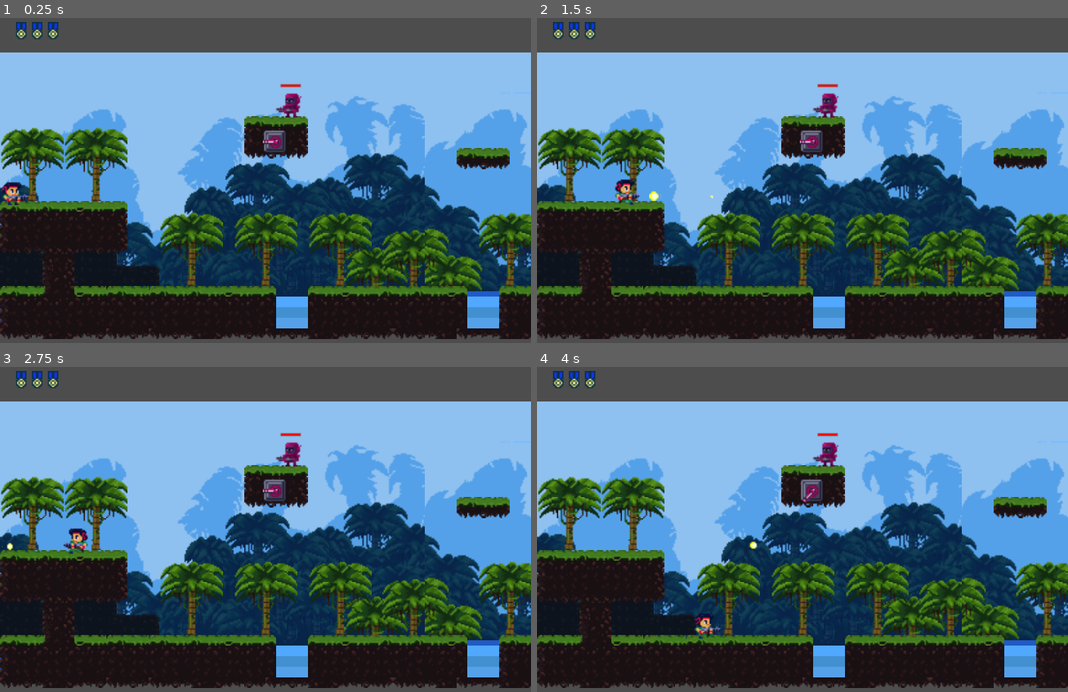
Above: before the commit, frames 1-4 (two rows, left to right).
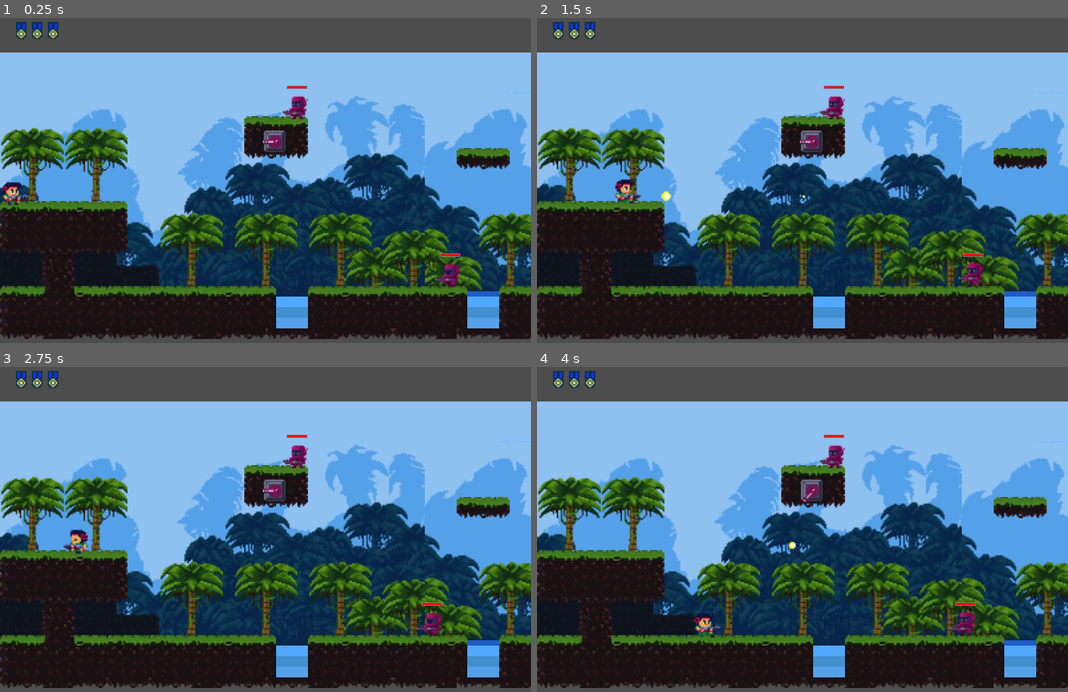
Above: after the commit, the same moments.

Repository: YugeCse/first-blood
Game: Godot game, scene res://scenes/tscns/main_scene.tscn
Same seed, same stepped clock (60 frames per second), same inputs: the game is played once before the commit and once after it.
Inputs:
- Up to frame 1 (0.25 s): no input
- Up to frame 2 (1.5 s): hold Right (ui_right) from 0.53 s (still down); tap K (ui_shoot) at 0.6, 1.35 s
- Up to frame 3 (2.75 s): release Right (ui_right) at 2.03 s; hold Left (ui_left) from 2.03 s (still down); tap K (ui_shoot) at 2.1 s
- Up to frame 4 (4 s): release Left (ui_left) at 2.78 s; hold Right (ui_right) from 2.78 s (still down); tap K (ui_shoot) at 2.85, 3.6 s

The runs differ from the first frame. In frame 1, 0.6% of the frame differs, in the area x 51-87%, y 20-83%; in frame 2, 0.8%; in frame 3, 0.9%, in the area x 0-84%, y 20-83%; in frame 4, 0.9%.

Commit message:
#更新细节

Diff:
--- a/scenes/tscns/main_scene.tscn
+++ b/scenes/tscns/main_scene.tscn
@@ -2351,8 +2351,13 @@
 [node name="Turret" parent="Camera2D/EnemyContainer" instance=ExtResource("14_x4yan")]
 position = Vector2(207, 67)
 
-[node name="Enemy" parent="Camera2D/EnemyContainer" instance=ExtResource("15_rf4d2")]
-position = Vector2(219, 38)
+[node name="Enemy" parent="Camera2D/EnemyContainer" instance=ExtResource("16_hktbw")]
+position = Vector2(224, 39)
+potral_speed = 500.0
+
+[node name="Enemy2" parent="Camera2D/EnemyContainer" instance=ExtResource("16_hktbw")]
+position = Vector2(341, 166)
+potral_speed = 500.0
 
 [node name="Player" parent="Camera2D" instance=ExtResource("3_aqrb5")]
 z_index = 2
--- a/scenes/tscns/unit_test_scene.tscn
+++ b/scenes/tscns/unit_test_scene.tscn
@@ -1,6 +1,5 @@
-[gd_scene load_steps=4 format=3 uid="uid://dgkelgmd78yuo"]
+[gd_scene load_steps=3 format=3 uid="uid://dgkelgmd78yuo"]
 
-[ext_resource type="PackedScene" uid="uid://cm6tulftvh8w7" path="res://sprites/tscns/enemy.tscn" id="1_eoldt"]
 [ext_resource type="PackedScene" uid="uid://bu0oiv8b0bb31" path="res://sprites/tscns/player.tscn" id="2_b2bbi"]
 [ext_resource type="PackedScene" uid="uid://bxbxxvkyn1qiw" path="res://sprites/tscns/turret.tscn" id="3_l3rtl"]
 
@@ -11,6 +10,3 @@
 
 [node name="Turret" parent="." instance=ExtResource("3_l3rtl")]
 position = Vector2(691, 119)
-
-[node name="Enemy" parent="." instance=ExtResource("1_eoldt")]
-position = Vector2(331, 14)
--- a/sprites/scripts/enemy.gd
+++ b/sprites/scripts/enemy.gd
@@ -6,6 +6,9 @@
 @export
 var action = EnemyState.Action.idle
 
+## 移动方向
+var direction: Vector2 = Vector2.ZERO
+
 ## 血量
 @export_range(0, 1000)
 var life_blood: float = 200.0
@@ -14,14 +17,39 @@
 @export_range(0, 1000)
 var life_blood_max: float = 200.0
 
+## 巡逻速度
+@export_range(100, 1000)
+var potral_speed: float = 500.0
+
+## 上次的巡逻点
+var last_potral_posi: Vector2
+
+## 巡逻距离
+@export_range(0, 1000)
+var potral_distance: float = 50.0
+
+## 巡逻距离长度
+var potral_dist_len: float = 0.0
+
+## 是否巡逻到目的点
+var is_potral_target: bool = false
+
 ## 被监视的玩家
 var spy_player: Player
 
+## 射击定时器
+@export
+var shoot_timer: Timer
+
 @export
 var sprite: AnimatedSprite2D
 
 @export
 var collision_shape: CollisionShape2D
+
+## 子弹资源
+@onready
+var bullet_resource = preload("res://sprites/tscns/enemy_bullet.tscn")
 
 func _ready() -> void:
 	if life_blood_max < life_blood:
@@ -38,28 +66,72 @@
 func _physics_process(delta: float) -> void:
 	_detect_position_clamp() #检测坐标越界处理
 	_draw_life_blood_in_edit_mode()
+	if Engine.is_editor_hint(): return #编辑模式下不处理逻辑
+	if action == EnemyState.Action.idle and not spy_player:
+		action = EnemyState.Action.potral
 	if action == EnemyState.Action.potral: #巡逻
-		potral() #执行巡逻
+		potral(delta) #执行巡逻
 	elif action == EnemyState.Action.chase and spy_player: #追击玩家
 		chase() #执行追击
 
 ## 执行巡逻， 沿着一定的区域范围进行行走
-func potral():
-	pass
+func potral(delta: float):
+	sprite.play('run') #执行动画
+	if is_on_floor():
+		velocity.y = 0.0
+	else: velocity.y += 980.0 * delta
+	if not last_potral_posi:
+		last_potral_posi = global_position
+	else:
+		var distance = global_position - last_potral_posi
+		if not distance or\
+			distance.x == null or\
+			potral_distance == null:
+			return #不满足条件，直接返回
+		if abs(distance.x) >= potral_distance:
+			last_potral_posi = global_position
+			is_potral_target = true
+			direction.x = -direction.x
+			sprite.flip_h = true if direction.x < 0 else false
+	if is_potral_target:
+		potral_dist_len = 0.0
+		velocity.x = potral_speed * delta * direction.x
+		is_potral_target = false #执行完操作，需要还原
+	else:
+		if direction == Vector2.ZERO:
+			direction = Vector2.LEFT
+		velocity.x = potral_speed * delta * direction.x
+	move_and_slide() #进行移动操作
 
 ## 执行追击，这个过程会执行射击
 func chase():
-	var angle = global_position\
-		.dot(spy_player.global_position)
-	if angle > 0:
-		print('玩家在他的前方')
-	elif angle < 0:
-		print('玩家在他的后方')
-	else: print('玩家在他的正侧方')
+	sprite.play('idle')
+	if shoot_timer:
+		if shoot_timer.paused:
+			shoot_timer.paused = false
+		if not shoot_timer.is_processing():
+			shoot_timer.start(1.0)
+	var dir = global_position - spy_player.global_position
+	if dir.x > 0:
+		if direction.x > 0:
+			direction.x = -1.0
+			sprite.flip_h = true
+		print('玩家在他的前方: ', dir.x)
+	elif dir.x < 0:
+		print('玩家在他的后方', dir.x)
+	else: print('玩家在他的正侧方', dir.x)
 
 ## 执行射击
 func shoot():
-	pass
+	# 使用 cos/sin 得到方向向量
+	var dir = (spy_player.global_position\
+		- global_position).normalized()
+	dir.y = 0.0 #清理垂直方向的
+	var offset = dir.normalized() * 15.0
+	var bullet = bullet_resource.instantiate() as EnemyBullet
+	bullet.direction = dir
+	bullet.global_position = global_position + offset
+	get_tree().current_scene.add_child_to_camera(bullet)
 
 ## 受到伤害
 ## [br]
@@ -70,6 +142,10 @@
 		life_blood = 0.0
 	if life_blood <= 0.0:
 		destory() #敌人被毁坏
+	else:
+		life_blood = diff #更新血量
+		queue_redraw()
+	print('血量：{value}'.format({'value': life_blood}))
 
 ## 敌人被毁坏
 func destory():
@@ -97,12 +173,13 @@
 
 ## 绘制血条图形
 func _draw() -> void:
-	if action == EnemyState.Action.dead:
+	var life_percent = life_blood / life_blood_max
+	if life_percent <= 0.2 or\
+		action == EnemyState.Action.dead:
 		return #如果已经死亡，不再绘制血条
 	var size = _get_collision_rect().size
 	var blood_width = 15.0
 	var draw_position = Vector2(-7.5, -size.y/2.0)
-	var life_percent = life_blood / life_blood_max
 	draw_rect(Rect2(draw_position, Vector2(blood_width *  life_percent, 2.0)), Color.RED)
 	draw_rect(Rect2(draw_position, Vector2(blood_width, 2.0)), Color.WEB_GRAY, false, 0.5)
 
@@ -114,10 +191,22 @@
 	var parent = area.get_parent()
 	if parent is Player:
 		spy_player = parent as Player
+		action = EnemyState.Action.chase
+		if shoot_timer: #如果发射定时器可用
+			if shoot_timer.paused:
+				shoot_timer.paused = false
+			if not shoot_timer.is_processing():
+				shoot_timer.start()
 		print('玩家进入敌人({name})监视范围'.format({'name': name}))
 
 func _on_detector_area_2d_area_exited(area: Area2D) -> void:
 	var parent = area.get_parent()
 	if parent is Player and parent == spy_player:
 		spy_player = null
+		if shoot_timer and not shoot_timer.paused:
+			shoot_timer.paused = true
+		action = EnemyState.Action.idle
 		print('玩家离开敌人({name})监视范围'.format({'name': name}))
+
+func _on_shoot_timer_timeout() -> void:
+	shoot() #发射子弹
--- a/sprites/scripts/player.gd
+++ b/sprites/scripts/player.gd
@@ -51,7 +51,6 @@
 		velocity.y = 0.0
 		jump_counter = 0
 		is_jumping = false
-		sprite.play('idle') #播放跳的动画
 	#endregion
 	#region 处理用户输入
 	var is_moving = false #是否正在移动
@@ -81,6 +80,11 @@
 			velocity.y = -260.0
 			jump_counter = -1 #标记此时不能再跳了
 	velocity.x = speed * move_dir.x
+	if is_moving: #如果正在移动
+		sprite.play('run') #播放跑的动画
+	elif is_jumping:
+		sprite.play('jump') #播放跳的动画
+	else: sprite.play('idle') #播放休闲状态
 	if move_dir.x == 0.0:
 		sprite.play('idle') #如果没有移动，则使用idle动画
 	move_and_slide() # 使用 CharacterBody2D 的无参 move_and_slide() 来处理地面接触与滑动
--- a/sprites/scripts/player_bullet.gd
+++ b/sprites/scripts/player_bullet.gd
@@ -1,7 +1,7 @@
 class_name PlayerBullet extends CharacterBody2D
 
 @export
-var speed: float = 120.0
+var speed: float = 200.0
 
 @export
 var direction: Vector2 = Vector2.RIGHT
@@ -28,11 +28,15 @@
 	if not collider: return #未发生碰撞
 	collision_shape.disabled = true
 	collider = collider.get_collider()
-	if collider is Turret:
-		collider.destroy()
-	elif collider is Enemy:
+	var fire_crack = 10.0
+	if is_strong_fire:
+		fire_crack = randf_range(20.0, 60.0)
+	else: fire_crack = randf_range(10.0, 40.0)
+	if collider is Turret: #如果是炮台
+		collider.hurt(fire_crack)
+	elif collider is Enemy: #如果是敌人
 		if is_strong_fire:
-			collider.hurt(randf_range(20.0, 60.0))
-		else: collider.hurt(randf_range(10.0, 40.0))
+			collider.hurt(fire_crack)
+		else: collider.hurt(fire_crack)
 	queue_free() #发生碰撞，需要删除
 	print('玩家子弹与其他发生了碰撞💥')
--- a/sprites/scripts/turret.gd
+++ b/sprites/scripts/turret.gd
@@ -1,5 +1,13 @@
 ## 炮台组件
 class_name Turret extends StaticBody2D
+
+## 生命血量
+@export_range(100, 500)
+var life_blood: float = 300
+
+## 生命最大血量
+@export_range(100, 500)
+var life_boold_max: float = 300
 
 ## 被检测的玩家
 var spy_player: Player
@@ -24,6 +32,8 @@
 var bullet_resource = preload("res://sprites/tscns/enemy_bullet.tscn")
 
 func _ready() -> void:
+	if life_boold_max < life_blood:
+		life_boold_max = life_blood
 	sprite.play('left')  #方向朝向玩家来的方向
 
 func _physics_process(delta: float) -> void:
@@ -74,6 +84,19 @@
 	bullet.global_position = global_position + offset
 	get_tree().current_scene.add_child_to_camera(bullet)
 
+## 被打击
+## [br]
+## - crack: 收到的伤害
+func hurt(crack: float):
+	var diff = life_blood - crack
+	if diff <= 0.0:
+		life_blood = 0.0
+	if life_blood <= 0.0:
+		destroy() #敌人被毁坏
+	else:
+		life_blood = diff #更新血量
+	print('血量：{value}'.format({'value': life_blood}))
+
 ## 被损坏
 func destroy():
 	is_destory = true
--- a/sprites/tscns/enemy.tscn
+++ b/sprites/tscns/enemy.tscn
@@ -191,16 +191,18 @@
 }],
 "loop": true,
 "name": &"run",
-"speed": 5.0
+"speed": 10.0
 }]
 
 [sub_resource type="CircleShape2D" id="CircleShape2D_ha57j"]
 radius = 160.0
 
-[node name="Enemy" type="CharacterBody2D" node_paths=PackedStringArray("sprite", "collision_shape") groups=["Enemy"]]
+[node name="Enemy" type="CharacterBody2D" node_paths=PackedStringArray("shoot_timer", "sprite", "collision_shape") groups=["Enemy"]]
 collision_layer = 8
 collision_mask = 19
 script = ExtResource("1_u2tar")
+potral_speed = 150.0
+shoot_timer = NodePath("ShootTimer")
 sprite = NodePath("AnimatedSprite")
 collision_shape = NodePath("CollisionShape")
 
@@ -209,9 +211,9 @@
 
 [node name="AnimatedSprite" type="AnimatedSprite2D" parent="."]
 sprite_frames = SubResource("SpriteFrames_vnllh")
-animation = &"idle"
+animation = &"run"
 autoplay = "idle"
-frame_progress = 0.8781196
+frame_progress = 0.9941868
 flip_h = true
 
 [node name="DetectorArea2D" type="Area2D" parent="."]
@@ -222,5 +224,8 @@
 
 [node name="MoveTimer" type="Timer" parent="."]
 
+[node name="ShootTimer" type="Timer" parent="."]
+
 [connection signal="area_entered" from="DetectorArea2D" to="." method="_on_detector_area_2d_area_entered"]
 [connection signal="area_exited" from="DetectorArea2D" to="." method="_on_detector_area_2d_area_exited"]
+[connection signal="timeout" from="ShootTimer" to="." method="_on_shoot_timer_timeout"]
Not shown: 1 places in scenes/tscns/main_scene.tscn that only renumber resources
